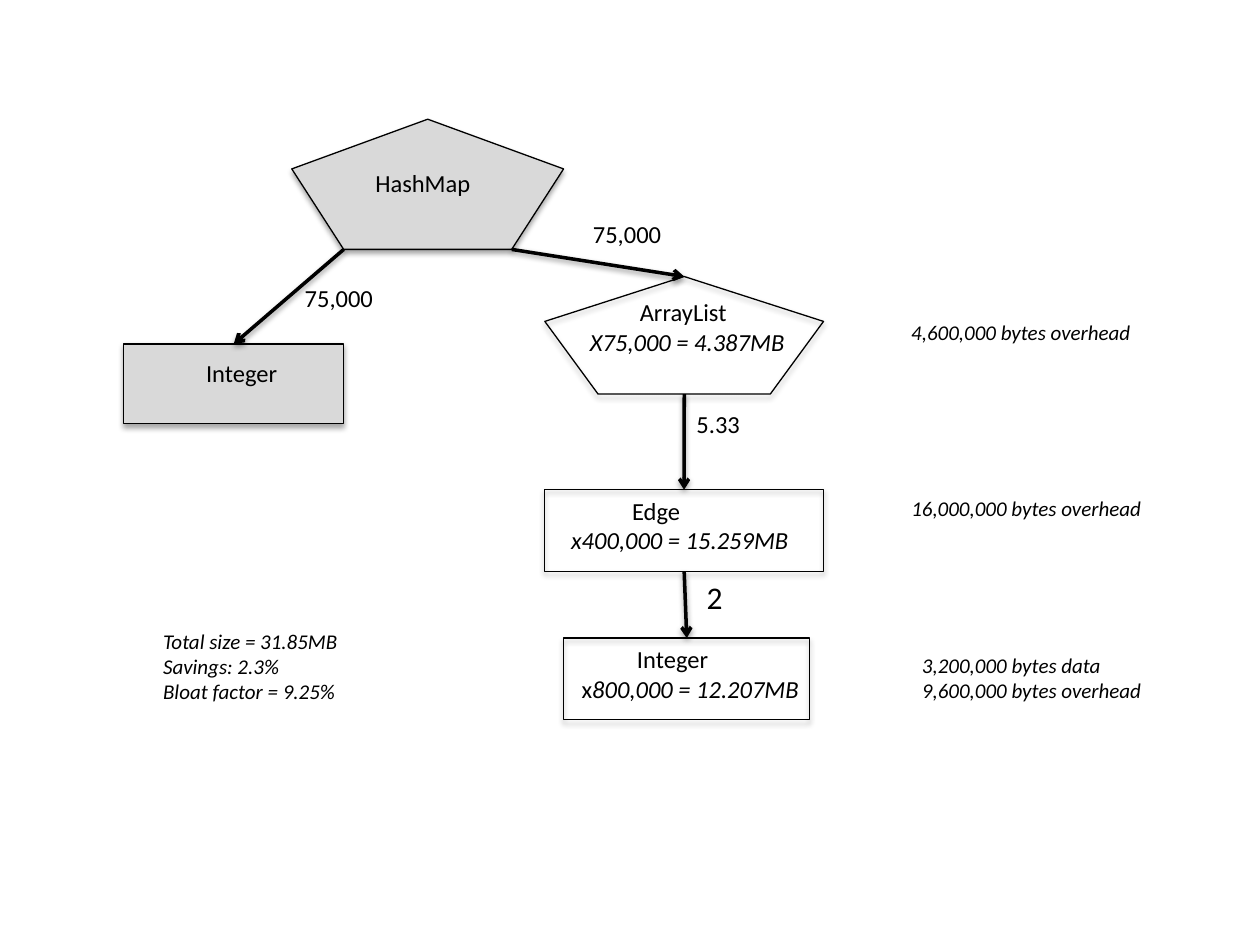
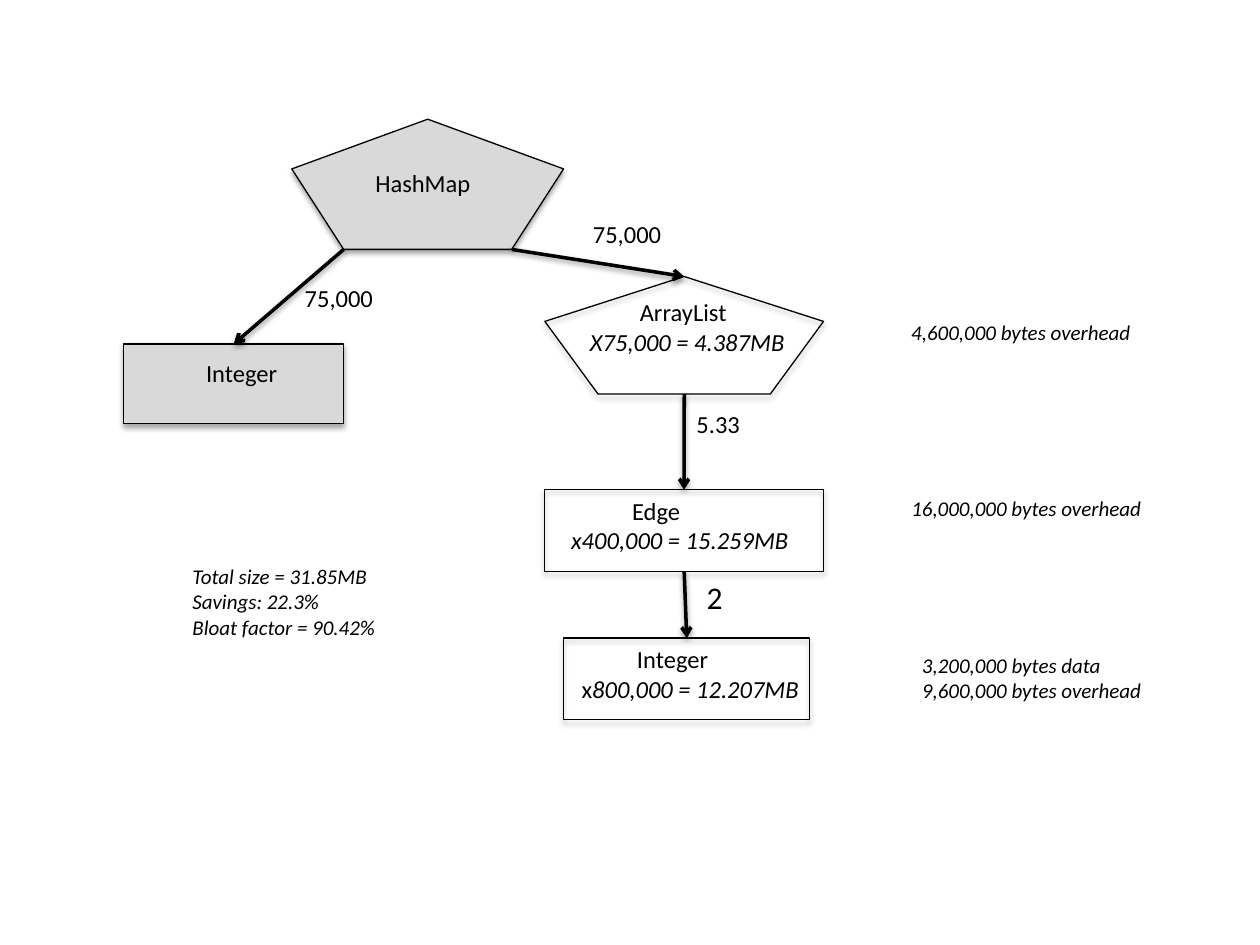
Before and after one commit to TheRuncibleTuner/bloatbook, a slide deck: slide 1 of part3/Figures/arraylist-to-array.pptx. Drawn at 1260x945 pixels with LibreOffice and Linux fonts; fonts in the diff are those of the drawing. Boxes give left, top, right and bottom in pixels: in the first picture for what was removed or moved away, otherwise in the second. Text is boxed around its words. In the diff, an @@ line names an element or a change of style, - is before the commit and + after.

```diff
--- a/part3/Figures/arraylist-to-array.pptx
+++ b/part3/Figures/arraylist-to-array.pptx
@@ text "Total size = 31.85MB": place and size @@
-text "Total size = 31.85MB" at [163, 634, 337, 702]
+text "Total size = 31.85MB" at [192, 569, 375, 638]
@@ text at [192, 594, 375, 638]: text changed @@
-Savings: 2.3%
-Bloat factor = 9.25%
+Savings: 22.3%
+Bloat factor = 90.42%
```
Also in this commit, not shown: 9 other files.
